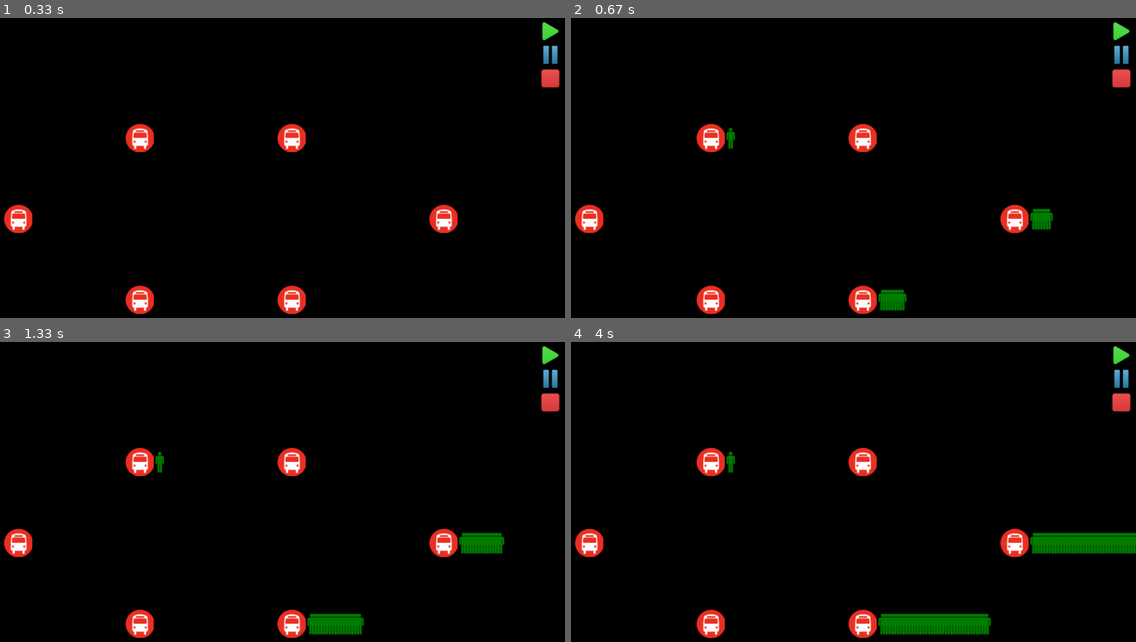
Above: before the commit, frames 1-4 (two rows, left to right).
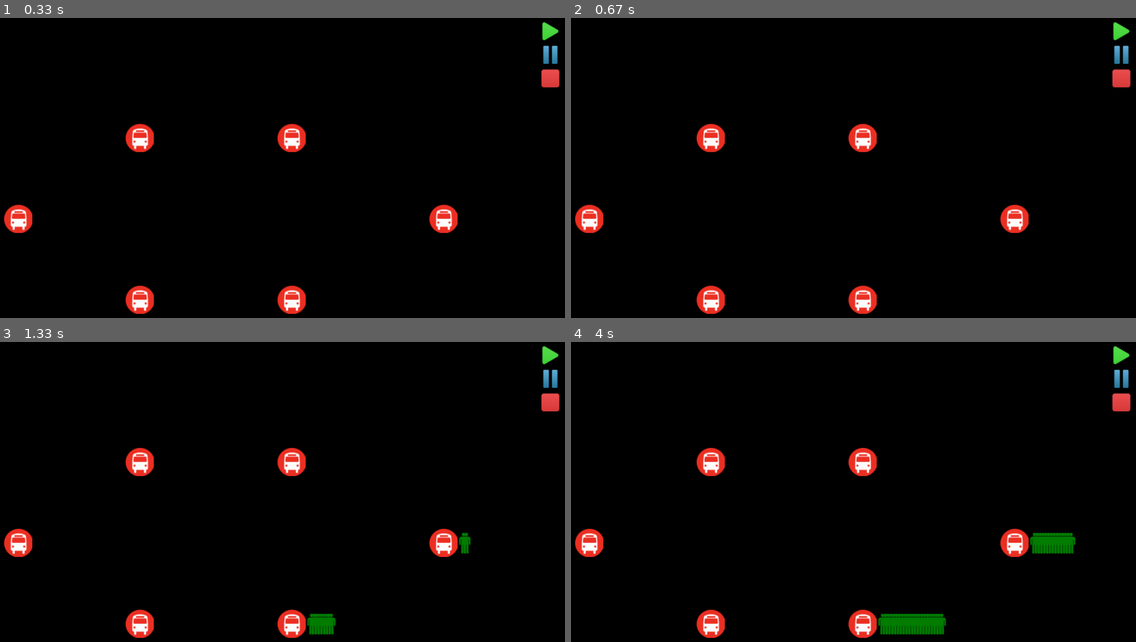
Above: after the commit, the same moments.

Repository: yujiakimoto/PySimio
Game: pygame game, started from animation.py
Same seed, same stepped clock (60 frames per second), same inputs: the game is played once before the commit and once after it.
Inputs (mouse positions are in pixels of both pictures, inside the frame that each line leads up to):
- Up to frame 1 (0.33 s): no input
- Up to frame 2 (0.67 s): click (1119, 30) at 0.38 s
- Up to frame 3 (1.33 s): no input
- Up to frame 4 (4 s): no input

Frame 1 is identical in both runs. In frame 2, 0.6% of the frame differs, in the area x 27-86%, y 36-98%; in frame 3, 0.9%; in frame 4, 1.4%, in the area x 27-100%, y 36-98%.

Commit message:
Updated animation

Diff:
--- a/animation.py
+++ b/animation.py
@@ -37,14 +37,18 @@
     route2 = Route([com_east, ctown, com_west, com_east], [2, 2, 0.3], 2)
     route3 = Route([depot, weg_east, com_east, com_west, weg_west, depot], [0.5, 2, 2, 2, 0.5], 3)
 
-    bus1 = Bus('Bus 1', route1)
-    bus2 = Bus('Bus 2', route2)
-    # bus3 = Bus('Bus 3', route3)
-    # bus4 = Bus('Bus 4', route1)
-    # bus5 = Bus('Bus 5', route2)
-    # bus6 = Bus('Bus 6', route3)
+    bus01 = Bus('Bus 1', route1)
+    bus02 = Bus('Bus 2', route1)
+    bus03 = Bus('Bus 3', route1)
+    bus04 = Bus('Bus 4', route1)
+    bus05 = Bus('Bus 5', route1)
+    bus06 = Bus('Bus 6', route1)
+    bus07 = Bus('Bus 7', route1)
+    bus08 = Bus('Bus 8', route1)
+    bus09 = Bus('Bus 9', route1)
+    bus10 = Bus('Bus 10', route1)
 
-    return Map([route1, route2, route3], [bus1,  bus2],
+    return Map([route1, route2, route3], [bus01,  bus02, bus03, bus04, bus05, bus06, bus07, bus08, bus09, bus10],
                {'TDOG Depot': depot, 'Wegmans-Eastbound': weg_east, 'Wegmans-Westbound': weg_west,
                 'Commons-Eastbound': com_east, 'Commons-Westbound': com_west, 'Collegetown': ctown},)
 
